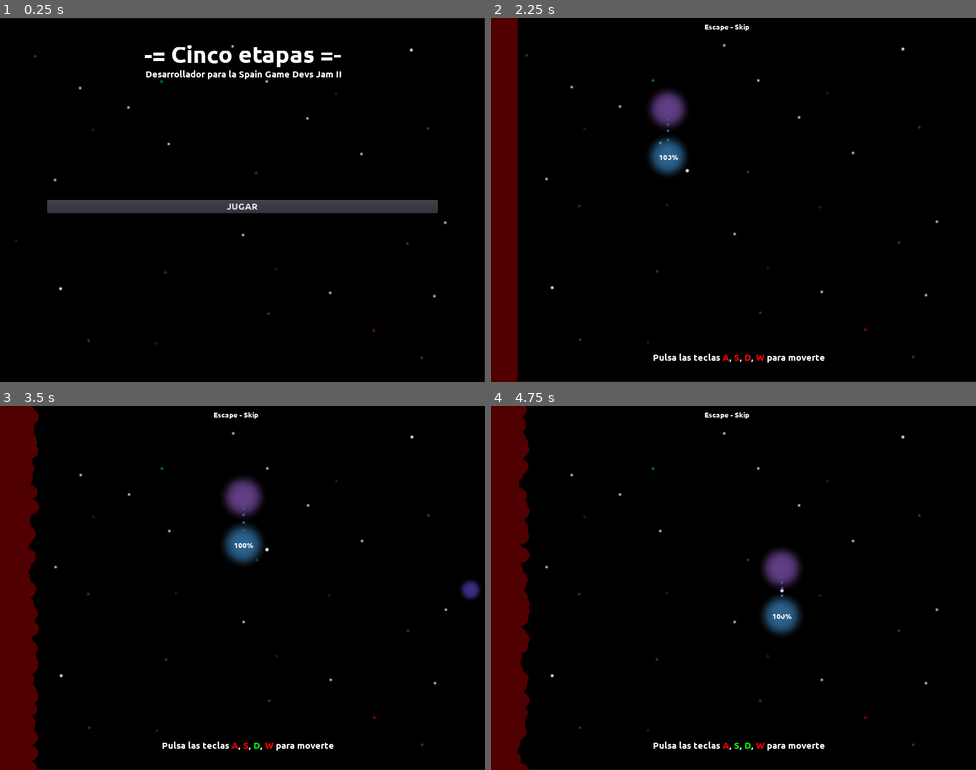
Above: before the commit, frames 1-4 (two rows, left to right).
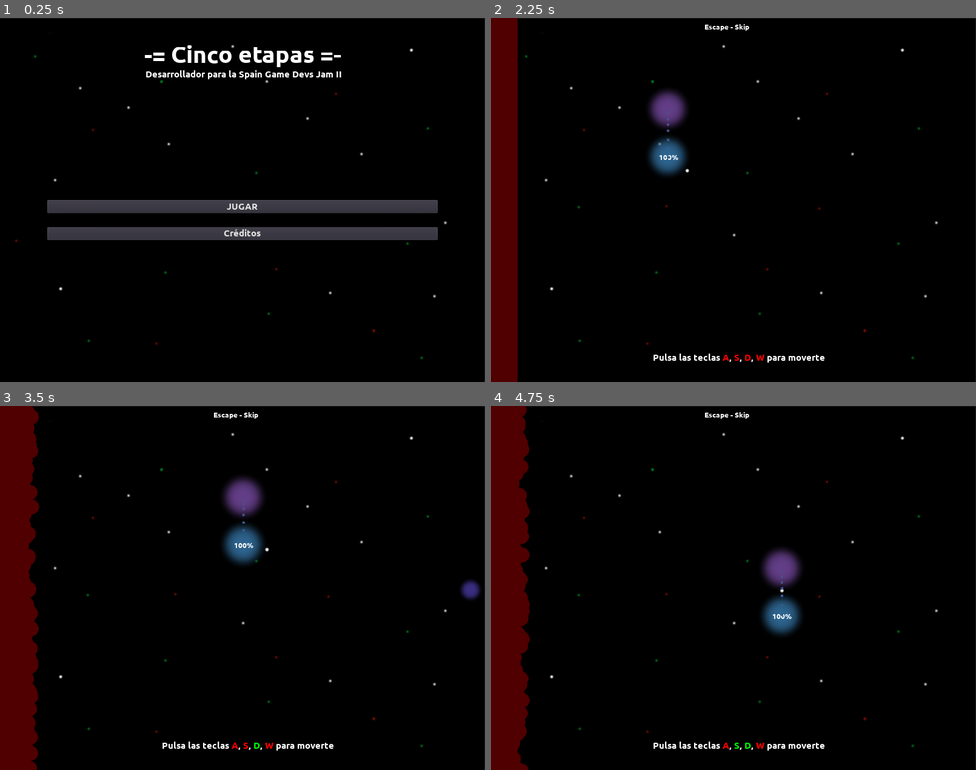
Above: after the commit, the same moments.

Repository: moisesjbc/cinco-etapas
Game: Godot game, scene res://menus/main_menu/main_menu.tscn
Two runs of this game, one before a commit and one after it. Both use one fixed random seed, a clock stepped at 60 frames per second and the inputs below.
Inputs (mouse positions are in pixels of both pictures, inside the frame that each line leads up to):
- Up to frame 1 (0.25 s): no input
- Up to frame 2 (2.25 s): click (733, 232) at 0.5 s, where only the run after the commit has a clickable "Créditos"; click (733, 301) at 1.27 s; click "JUGAR" at 2 s
- Up to frame 3 (3.5 s): tap Enter at 2.75 s; move the mouse to (349, 569) at 2.77 s; hold Right (ui_right) from 2.78 s (still down); click (349, 569) at 2.92 s; tap Space at 3.02 s
- Up to frame 4 (4.75 s): move the mouse to (636, 606) at 3.52 s; release Right (ui_right) at 3.53 s; hold Down (ui_down) 3.53-4.28 s; tap Space at 3.77 s; move the mouse to (782, 507) at 4.27 s; hold Right (ui_right) from 4.28 s (still down)

The runs differ from the first frame. In frame 1, 3.0% of the frame differs, in the area x 9-91%, y 57-75%; in frame 2, 0.6%; in frame 3, 0.6%; in frame 4, 0.6%.

Commit message:
Added credits screen

Diff:
--- /dev/null
+++ b/godot-project/menus/credits_menu/credits_menu.gd
@@ -0,0 +1,5 @@
+extends Control
+
+
+func _on_go_back_button_pressed():
+	get_tree().change_scene("res://menus/main_menu/main_menu.tscn")
--- /dev/null
+++ b/godot-project/menus/credits_menu/credits_menu.tscn
@@ -0,0 +1,130 @@
+[gd_scene load_steps=2 format=2]
+
+[ext_resource path="res://menus/credits_menu/credits_menu.gd" type="Script" id=1]
+
+[node name="credits_menu" type="Control"]
+pause_mode = 2
+anchor_right = 1.0
+anchor_bottom = 1.0
+rect_scale = Vector2( 0.997422, 0.991987 )
+script = ExtResource( 1 )
+__meta__ = {
+"_edit_use_anchors_": false
+}
+
+[node name="margin_container" type="MarginContainer" parent="."]
+anchor_right = 1.0
+anchor_bottom = 1.0
+custom_constants/margin_right = 100
+custom_constants/margin_top = 100
+custom_constants/margin_left = 100
+custom_constants/margin_bottom = 100
+__meta__ = {
+"_edit_use_anchors_": false
+}
+
+[node name="Panel" type="Panel" parent="margin_container"]
+margin_left = 100.0
+margin_top = 100.0
+margin_right = 924.0
+margin_bottom = 668.0
+
+[node name="MarginContainer" type="MarginContainer" parent="margin_container/Panel"]
+anchor_right = 1.0
+anchor_bottom = 1.0
+custom_constants/margin_right = 50
+custom_constants/margin_top = 50
+custom_constants/margin_left = 50
+custom_constants/margin_bottom = 50
+__meta__ = {
+"_edit_use_anchors_": false
+}
+
+[node name="vbox_container" type="VBoxContainer" parent="margin_container/Panel/MarginContainer"]
+margin_left = 50.0
+margin_top = 50.0
+margin_right = 774.0
+margin_bottom = 518.0
+custom_constants/separation = 50
+__meta__ = {
+"_edit_use_anchors_": false
+}
+
+[node name="creadits_title" type="Label" parent="margin_container/Panel/MarginContainer/vbox_container"]
+margin_right = 724.0
+margin_bottom = 14.0
+custom_colors/font_color = Color( 1, 0.819608, 0, 1 )
+text = "Créditos"
+align = 1
+
+[node name="VBoxContainer" type="VBoxContainer" parent="margin_container/Panel/MarginContainer/vbox_container"]
+margin_top = 64.0
+margin_right = 724.0
+margin_bottom = 206.0
+size_flags_horizontal = 3
+size_flags_vertical = 3
+custom_constants/separation = 10
+__meta__ = {
+"_edit_use_anchors_": false
+}
+
+[node name="own_work_title" type="Label" parent="margin_container/Panel/MarginContainer/vbox_container/VBoxContainer"]
+margin_right = 724.0
+margin_bottom = 14.0
+custom_colors/font_color = Color( 1, 0.819608, 0, 1 )
+text = "Diseño, programación y gráficos"
+align = 1
+
+[node name="own_work_body" type="RichTextLabel" parent="margin_container/Panel/MarginContainer/vbox_container/VBoxContainer"]
+margin_top = 24.0
+margin_right = 724.0
+margin_bottom = 142.0
+size_flags_horizontal = 3
+size_flags_vertical = 3
+bbcode_enabled = true
+bbcode_text = "[center]Moisés J. Bonilla Caraballo ([url=www.moisesjose.com]www.moisesjose.com)[/url][/center]"
+text = "Moisés J. Bonilla Caraballo (www.moisesjose.com)"
+
+[node name="third_party_work_container" type="VBoxContainer" parent="margin_container/Panel/MarginContainer/vbox_container"]
+margin_top = 256.0
+margin_right = 724.0
+margin_bottom = 398.0
+size_flags_horizontal = 3
+size_flags_vertical = 3
+custom_constants/separation = 10
+__meta__ = {
+"_edit_use_anchors_": false
+}
+
+[node name="third_party_work_title" type="Label" parent="margin_container/Panel/MarginContainer/vbox_container/third_party_work_container"]
+margin_right = 724.0
+margin_bottom = 14.0
+custom_colors/font_color = Color( 1, 0.819608, 0, 1 )
+text = "Trabajo de teceros"
+align = 1
+
+[node name="third_party_work_body" type="RichTextLabel" parent="margin_container/Panel/MarginContainer/vbox_container/third_party_work_container"]
+margin_top = 24.0
+margin_right = 724.0
+margin_bottom = 142.0
+size_flags_horizontal = 3
+size_flags_vertical = 3
+bbcode_enabled = true
+bbcode_text = "[center]Sonido de aviso al mostrar textos - \"hint.wav\" de dland ([url=https://freesound.org/people/dland/sounds/320181/]enlace a página de freesound.org[/url])
+Licencia: Creative Commons 0 License
+
+Disparo - Sonido recortado a partir de \"Sci-fi gun shot x6\", de humanoide9000 ([url=https://freesound.org/people/humanoide9000/sounds/330293/]enlace a página de freesound.org[/url])
+Licencia: Creative Commons 0 License.
+[/center]"
+text = "Sonido de aviso al mostrar textos - \"hint.wav\" de dland (enlace a página de freesound.org)
+Licencia: Creative Commons 0 License
+
+Disparo - Sonido recortado a partir de \"Sci-fi gun shot x6\", de humanoide9000 (enlace a página de freesound.org)
+Licencia: Creative Commons 0 License.
+"
+
+[node name="go_back_button" type="Button" parent="margin_container/Panel/MarginContainer/vbox_container"]
+margin_top = 448.0
+margin_right = 724.0
+margin_bottom = 468.0
+[connection signal="pressed" from="margin_container/Panel/MarginContainer/vbox_container/go_back_button" to="." method="_on_go_back_button_pressed"]
--- a/godot-project/menus/main_menu/main_menu.gd
+++ b/godot-project/menus/main_menu/main_menu.gd
@@ -2,3 +2,7 @@
 
 func _on_play_button_pressed():
 	get_tree().change_scene("res://scenes/main_scene/main_scene.tscn")
+
+
+func _on_credits_button_pressed():
+	get_tree().change_scene("res://menus/credits_menu/credits_menu.tscn")
--- a/godot-project/menus/main_menu/main_menu.tscn
+++ b/godot-project/menus/main_menu/main_menu.tscn
@@ -1,6 +1,5 @@
-[gd_scene load_steps=5 format=2]
+[gd_scene load_steps=4 format=2]
 
-[ext_resource path="res://scenes/main_scene/background.png" type="Texture" id=1]
 [ext_resource path="res://menus/main_menu/main_menu.gd" type="Script" id=2]
 [ext_resource path="res://fonts/Ubuntu-B.ttf" type="DynamicFontData" id=3]
 
@@ -16,10 +15,6 @@
 __meta__ = {
 "_edit_use_anchors_": false
 }
-
-[node name="background" type="Sprite" parent="."]
-position = Vector2( 511.17, 384.871 )
-texture = ExtResource( 1 )
 
 [node name="margin_container" type="MarginContainer" parent="."]
 anchor_right = 1.0
@@ -74,9 +69,17 @@
 margin_bottom = 668.0
 size_flags_horizontal = 3
 size_flags_vertical = 3
+custom_constants/separation = 30
 
 [node name="play_button" type="Button" parent="margin_container/root_vbox_container/vbox_container"]
 margin_right = 824.0
 margin_bottom = 20.0
 text = "JUGAR"
+
+[node name="credits_button" type="Button" parent="margin_container/root_vbox_container/vbox_container"]
+margin_top = 50.0
+margin_right = 824.0
+margin_bottom = 70.0
+text = "Créditos"
 [connection signal="pressed" from="margin_container/root_vbox_container/vbox_container/play_button" to="." method="_on_play_button_pressed"]
+[connection signal="pressed" from="margin_container/root_vbox_container/vbox_container/credits_button" to="." method="_on_credits_button_pressed"]
--- a/godot-project/project.godot
+++ b/godot-project/project.godot
@@ -18,6 +18,10 @@
 config/name="godot-project"
 run/main_scene="res://menus/main_menu/main_menu.tscn"
 config/icon="res://icon.png"
+
+[autoload]
+
+background="*res://scenes/background/background.tscn"
 
 [display]
 
--- /dev/null
+++ b/godot-project/scenes/background/background.tscn
@@ -0,0 +1,8 @@
+[gd_scene load_steps=2 format=2]
+
+[ext_resource path="res://scenes/background/background.png" type="Texture" id=1]
+
+[node name="background" type="Sprite"]
+position = Vector2( 511.359, 385.06 )
+z_index = -2
+texture = ExtResource( 1 )
--- a/godot-project/scenes/main_scene/main_scene.gd
+++ b/godot-project/scenes/main_scene/main_scene.gd
@@ -8,7 +8,6 @@
 onready var current_state
 
 func _ready():
-	$background.z_index = -2
 	clean_npcs()
 	get_tree().paused = false
 	change_state("tutorial_act_0")
--- a/godot-project/scenes/main_scene/main_scene.tscn
+++ b/godot-project/scenes/main_scene/main_scene.tscn
@@ -20,7 +20,6 @@
 [ext_resource path="res://scenes/main_scene/states/tutorial_act_1.gd" type="Script" id=18]
 [ext_resource path="res://scenes/main_scene/states/tutorial_act_2.gd" type="Script" id=19]
 [ext_resource path="res://scenes/main_scene/states/tutorial_act_3.gd" type="Script" id=20]
-[ext_resource path="res://scenes/main_scene/background.png" type="Texture" id=21]
 [ext_resource path="res://scenes/distance_control/distance_control.tscn" type="PackedScene" id=22]
 [ext_resource path="res://scenes/main_scene/states/tutorial_act_4.gd" type="Script" id=23]
 [ext_resource path="res://scenes/walls/walls.tscn" type="PackedScene" id=24]
@@ -32,10 +31,6 @@
 pause_mode = 1
 position = Vector2( 9.39673, -1.33484 )
 script = ExtResource( 4 )
-
-[node name="background" type="Sprite" parent="."]
-position = Vector2( 503.035, 384.114 )
-texture = ExtResource( 21 )
 
 [node name="meteorites_respawn" parent="." instance=ExtResource( 3 )]
 position = Vector2( 10.6929, -0.404601 )
Renamed: godot-project/scenes/main_scene/background.png -> godot-project/scenes/background/background.png
Not shown, changed: godot-project/scenes/background/background.png.import
Not shown: 1 places in godot-project/scenes/main_scene/main_scene.tscn that only renumber resources
